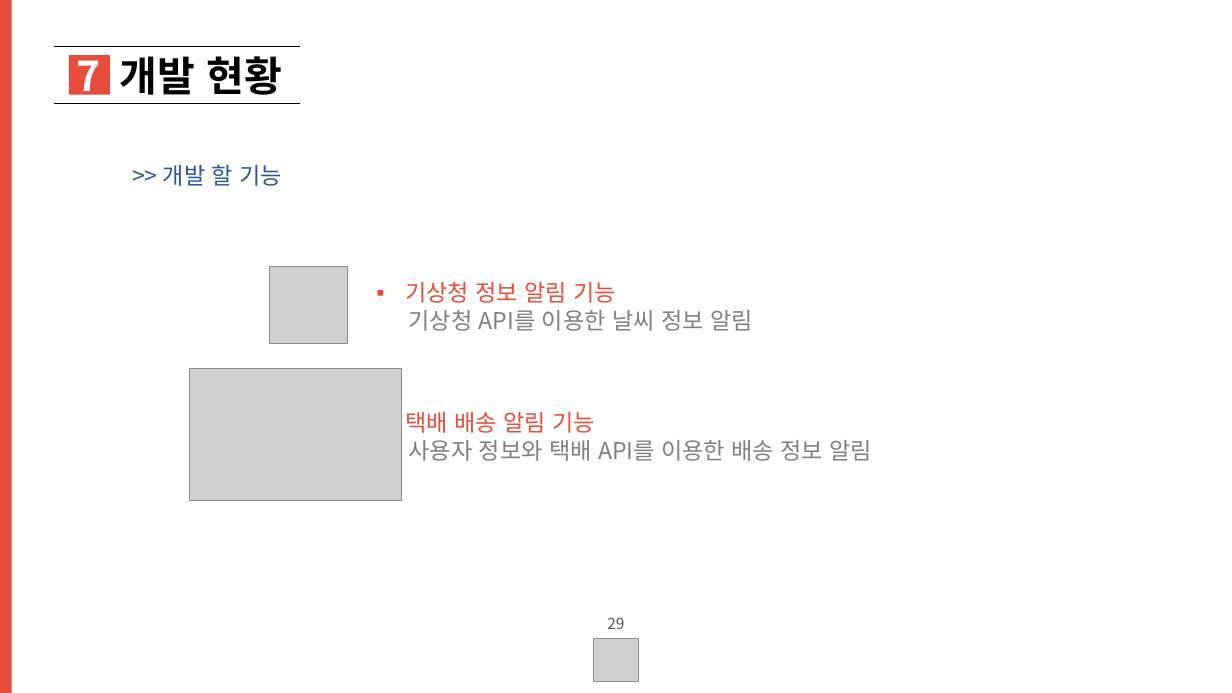
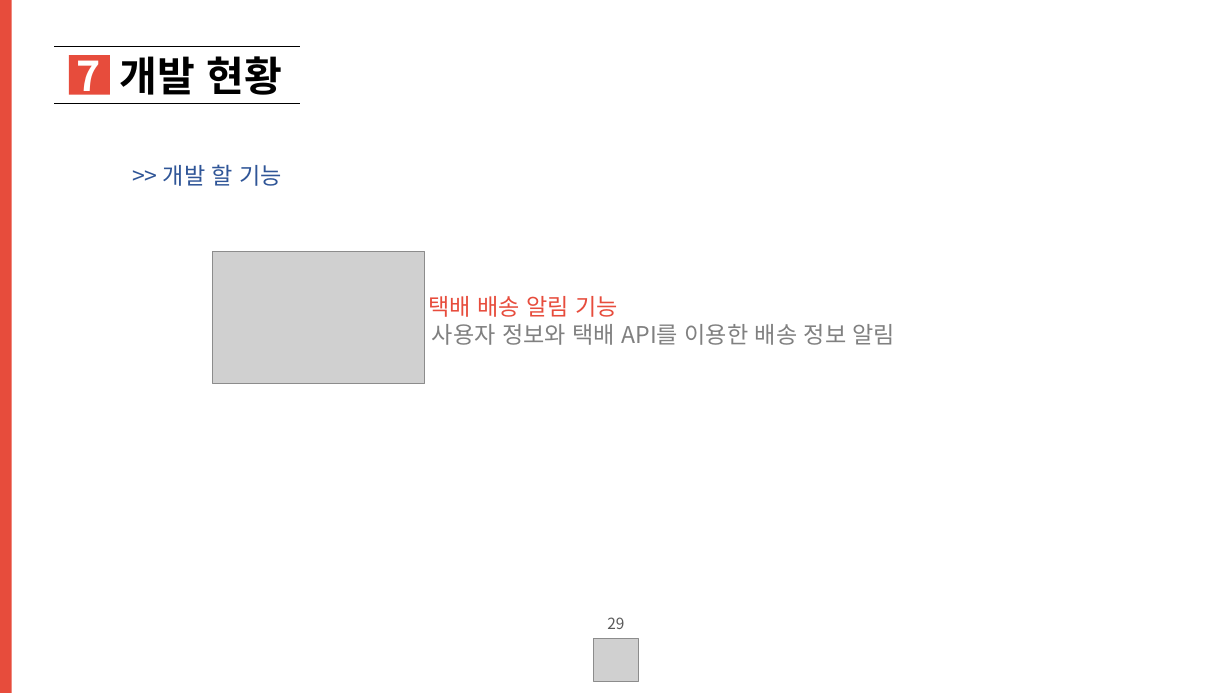
Before and after one commit to ideakhan12/senior, a slide deck: slide 29 of Documents/프로토타입1-1(김동현,박예은,문주혁,임윤경).pptx. Drawn at 1232x693 pixels with LibreOffice and Linux fonts; fonts in the diff are those of the drawing; grey boxes stand for pictures. Boxes give left, top, right and bottom in pixels: in the first picture for what was removed or moved away, otherwise in the second. Text is boxed around its words. In the diff, an @@ line names an element or a change of style, - is before the commit and + after.

Commit message:
리젝 발표용(최종본)

```diff
--- a/Documents/프로토타입1-1(김동현,박예은,문주혁,임윤경).pptx
+++ b/Documents/프로토타입1-1(김동현,박예은,문주혁,임윤경).pptx
@@ picture: place and size @@
-picture at (189, 368, 401, 500)
+picture at (213, 251, 424, 384)
@@ picture removed at (270, 266, 348, 344) @@
@@ text "택배 배송 알림 기능": place and size @@
-text "택배 배송 알림 기능" at (405, 412, 872, 461)
+text "택배 배송 알림 기능" at (429, 296, 896, 345)
@@ text removed at (405, 282, 753, 331) @@
-▪ 기상청 정보 알림 기능
-기상청 API를 이용한 날씨 정보 알림
```
